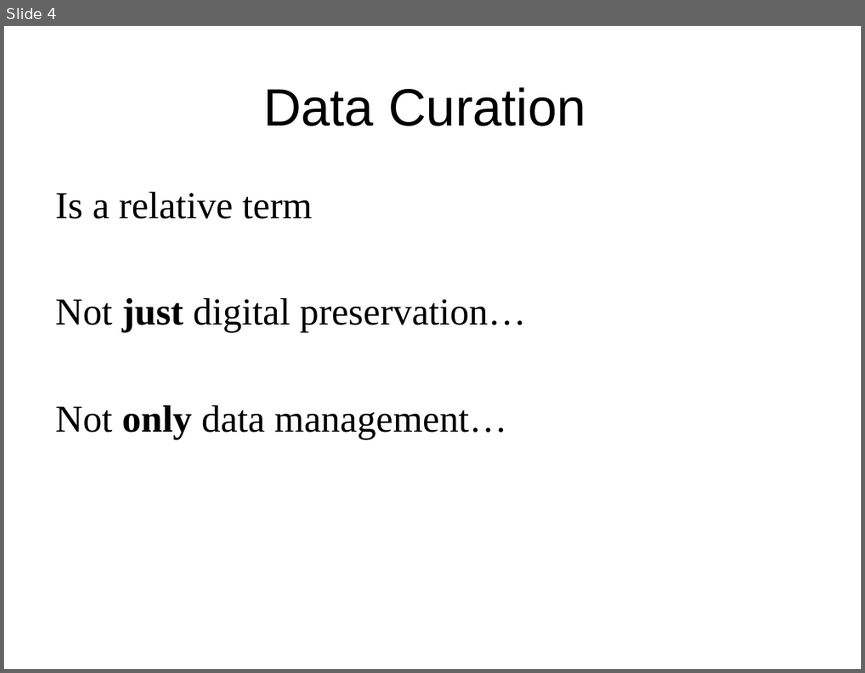
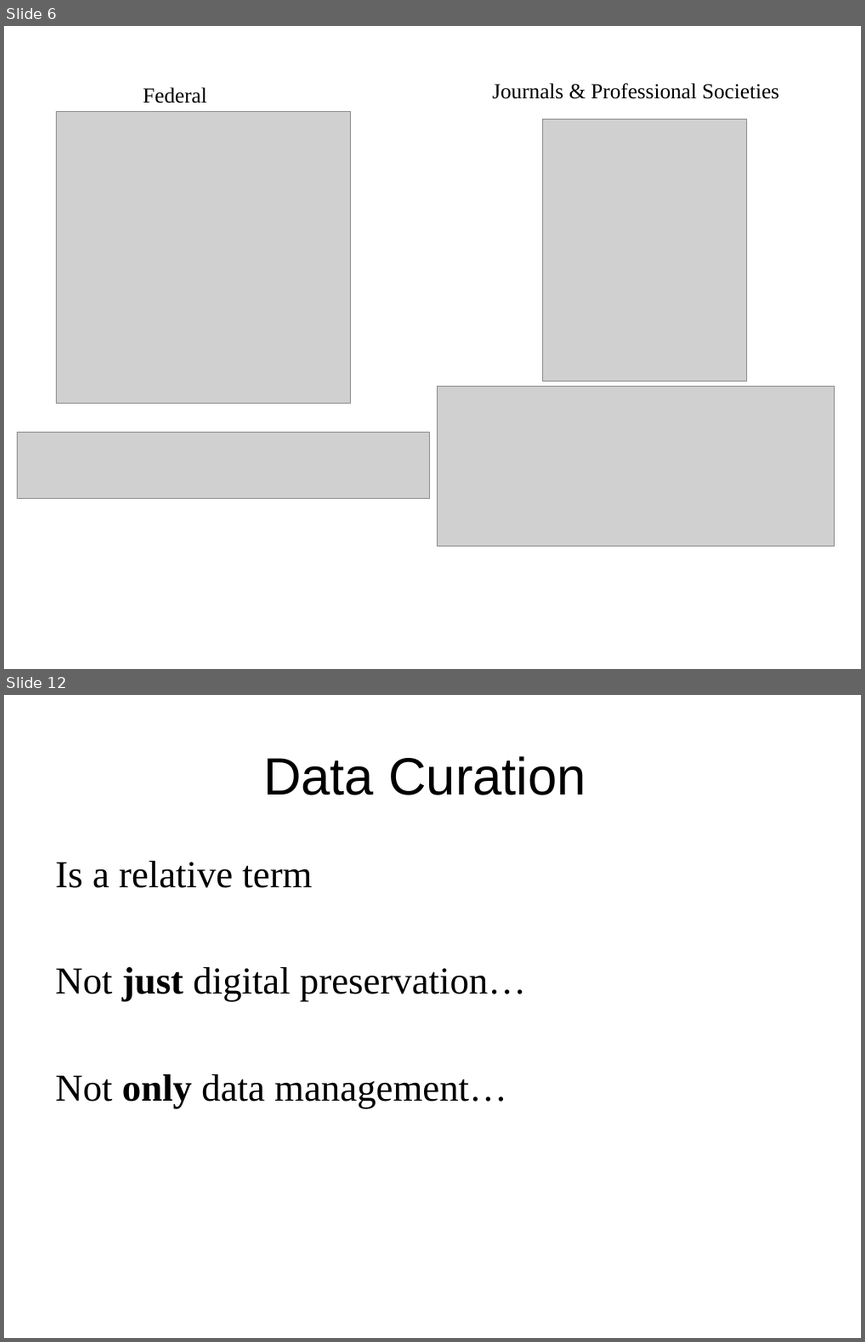
Before and after one commit to DataCurationWorkshop/HongKongCurationWorkshop, a slide deck: Day_1/Day_1_Lectures/Slides/Day_1_Lecture_Intro.pptx. Shown one above the other, each under a label of ours: slide 4 before the commit, slides 6 and 12 after it; the slides between them are not shown. The pictures are 865x673 and 865x1342 pixels, drawn with LibreOffice and Linux fonts; fonts in the diff are those of the drawing; grey boxes stand for pictures; background and template pictures are left out. Boxes give left, top, right and bottom in pixels: in the first picture for what was removed or moved away, otherwise in the second. Text is boxed around its words. In the diff, an @@ line names an element or a change of style, - is before the commit and + after.

```diff
--- a/Day_1/Day_1_Lectures/Slides/Day_1_Lecture_Intro.pptx
+++ b/Day_1/Day_1_Lectures/Slides/Day_1_Lecture_Intro.pptx
@@ slide 6 added at (4, 26, 861, 669), background #FFFFFF @@
@@ text added at (143, 87, 206, 103), 18 pt, text #000000 @@
+Federal
@@ text added at (492, 83, 779, 99), 18 pt, text #000000 @@
+Journals & Professional Societies
@@ picture added at (56, 112, 350, 403) @@
@@ picture added at (542, 120, 747, 381) @@
@@ picture added at (437, 386, 834, 545) @@
@@ picture added at (18, 432, 430, 498) @@
@@ what was slide 4 is now slide 12 @@
```
Also in this commit, not shown: 1 slide changed, 7 other slides added, 5 other files.
